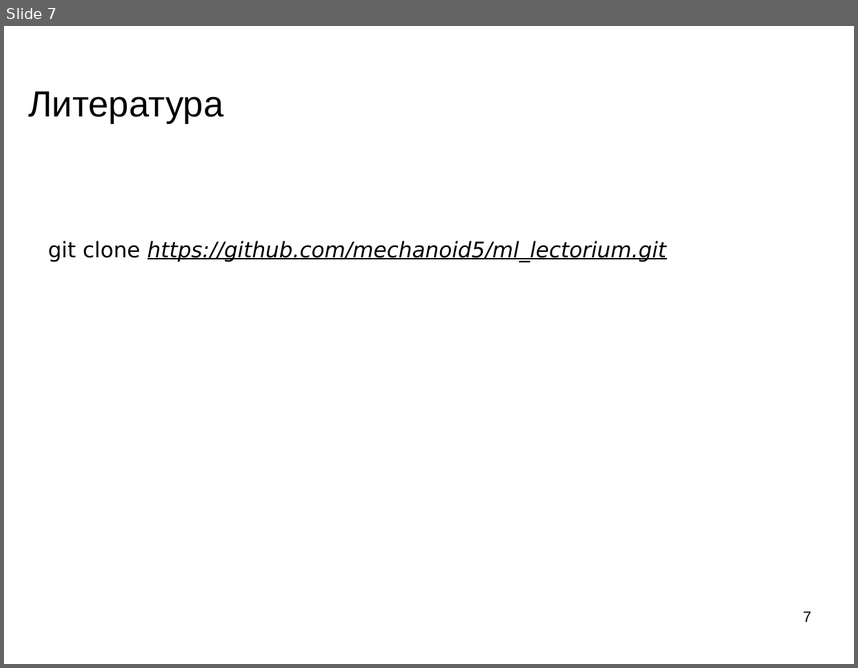
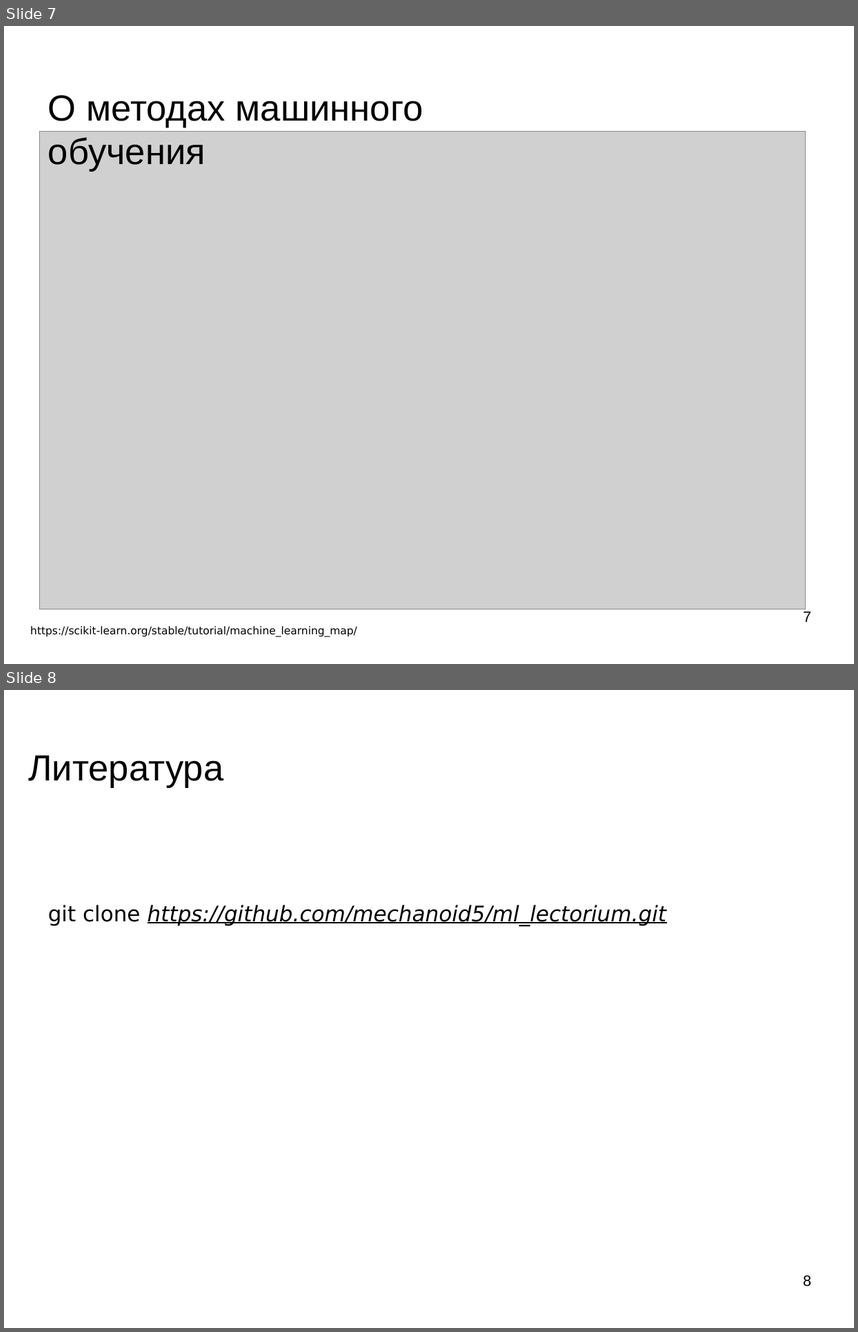
Before and after one commit to mechanoid5/ml_lectorium_2023_I, a slide deck: 03-ml-basic.odp. Shown one above the other, each under a label of ours: slide 7 before the commit, slides 7 and 8 after it. The pictures are 858x668 and 858x1332 pixels, drawn with LibreOffice and Linux fonts; fonts in the diff are those of the drawing; grey boxes stand for pictures; background and template pictures are left out. Boxes give left, top, right and bottom in pixels: in the first picture for what was removed or moved away, otherwise in the second. Text is boxed around its words. In the diff, an @@ line names an element or a change of style, - is before the commit and + after.

```diff
--- a/03-ml-basic.odp
+++ b/03-ml-basic.odp
@@ slide 7 added at (4,26,854,664), background picture (left out) @@
@@ text added at (48,95,424,172), 33.9 pt, text #000000 @@
+О методах машинного обучения
@@ picture added at (39,131,806,608) @@
@@ text added at (30,626,357,637), 10 pt, text #000000 @@
+https://scikit-learn.org/stable/tutorial/machine_learning_map/
@@ page number added at (803,611,811,621), 14 pt, text #000000 @@
+7
@@ what was slide 7 is now slide 8 @@
@@ page number at (803,1275,811,1286): text changed @@
-7
+8
```
Also in this commit, not shown: 23 other files.
